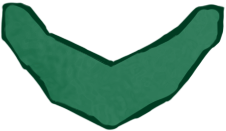
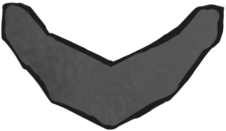
Before/after of a 226×131 layered artwork. What changed in the layer stack:
pixels changed over [1, 2, 225, 130] (layer not identified)
